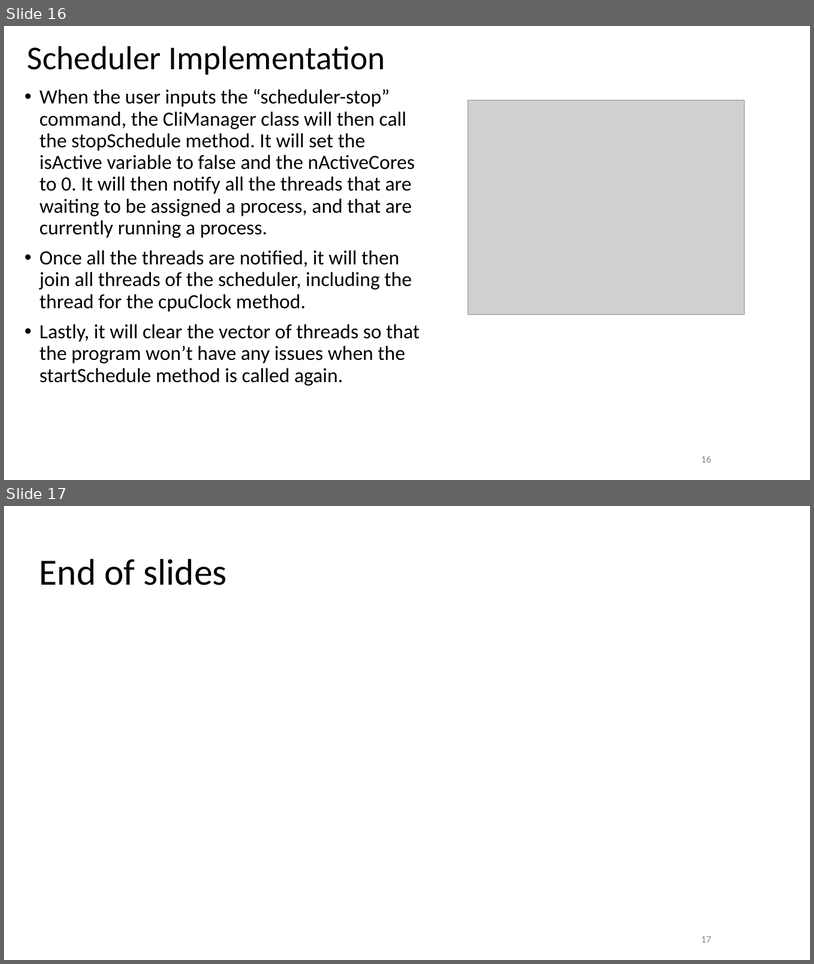
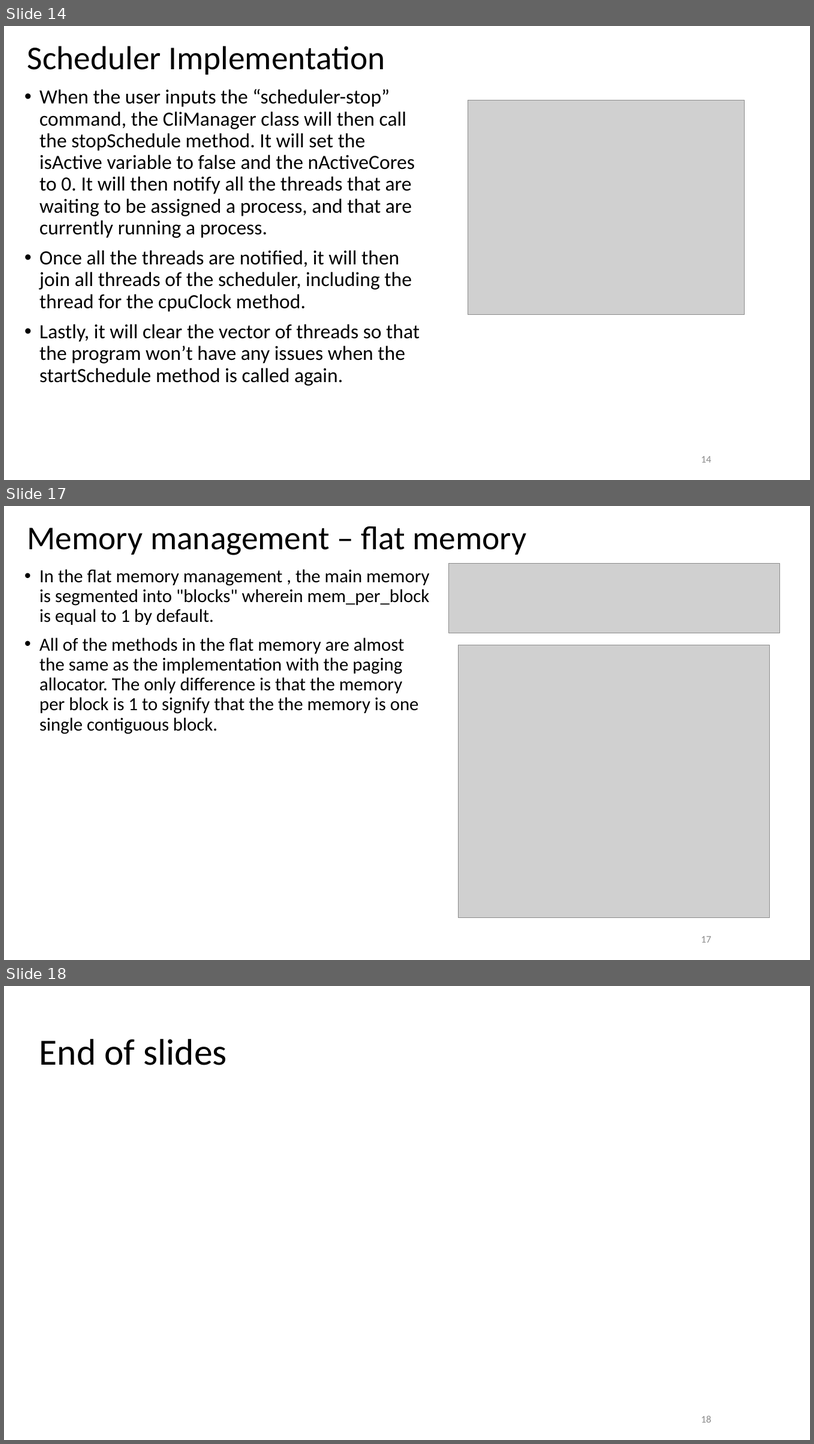
Before and after one commit to migsGUIao/CSOPESY_S12G25_Homeworks, a slide deck: MO2_PPT.pptx. Shown one above the other, each under a label of ours: slides 16 and 17 before the commit, slides 14, 17 and 18 after it; the slides between them are not shown. The pictures are 814x964 and 814x1444 pixels, drawn with LibreOffice and Linux fonts; fonts in the diff are those of the drawing; grey boxes stand for pictures; background and template pictures are left out. Boxes give left, top, right and bottom in pixels: in the first picture for what was removed or moved away, otherwise in the second. Text is boxed around its words. In the diff, an @@ line names an element or a change of style, - is before the commit and + after.

```diff
--- a/MO2_PPT.pptx
+++ b/MO2_PPT.pptx
@@ slide 17 added at [4,506,810,960], background #FFFFFF @@
@@ title added at [27,526,527,555], 39.6 pt, text #000000 @@
+Memory management – flat memory
@@ text added at [39,569,430,734], 22 pt, text #000000 @@
+• In the flat memory management , the main memory is segmented into "blocks" wherein mem_per_block is equal to 1 by default.
+• All of the methods in the flat memory are almost the same as the implementation with the paging allocator. The only difference is that the memory per block is 1 to signify that the the memory is one single contiguous block.
@@ picture added at [449,564,780,633] @@
@@ picture added at [459,645,770,918] @@
@@ page number added at [701,936,711,942], 12 pt, text #8C8C8C @@
+17
@@ what was slide 16 is now slide 14 @@
@@ page number at [701,456,711,462]: text changed @@
-16
+14
@@ what was slide 17 is now slide 18 @@
@@ page number at [701,1415,711,1422]: text changed @@
-17
+18
```
Also in this commit, not shown: 2 slides changed, 3 other slides added, 3 slides removed.
